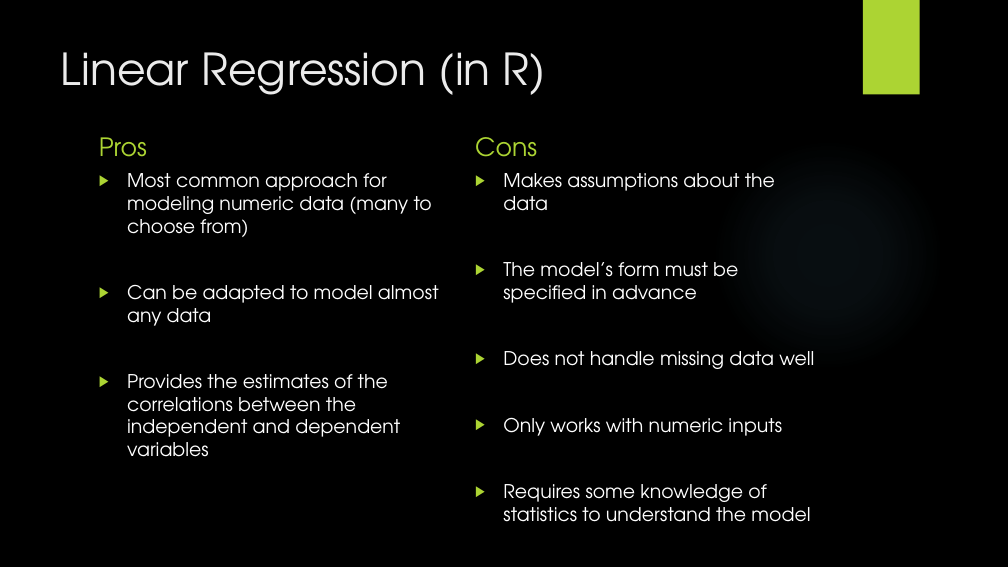
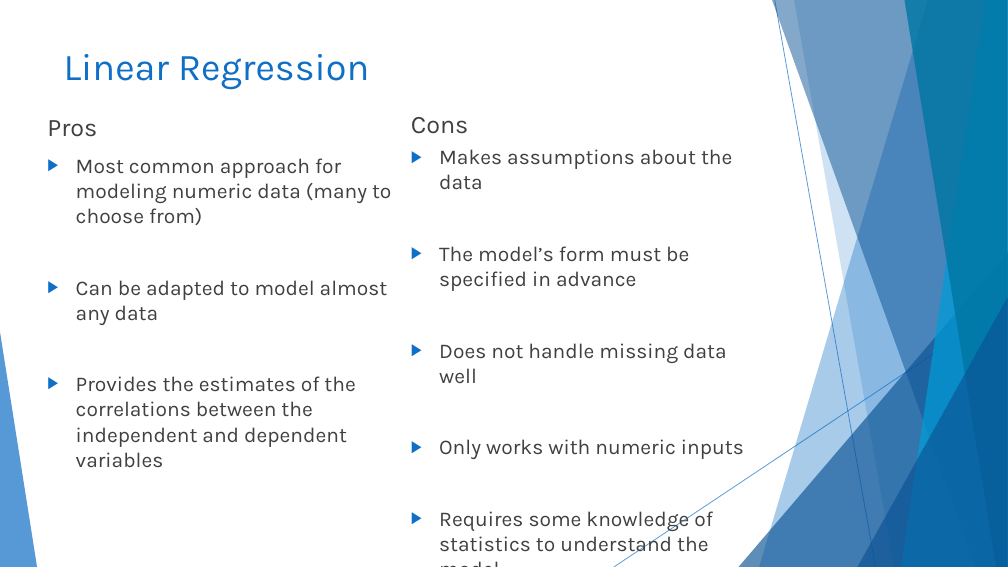
Before and after one commit to codyhock/Senior-Project, a slide deck: slide 8 of CHOCKfinal.pptx. Drawn at 1008x567 pixels with LibreOffice and Linux fonts; fonts in the diff are those of the drawing; background and template pictures are left out. Boxes give left, top, right and bottom in pixels: in the first picture for what was removed or moved away, otherwise in the second. Text is boxed around its words. In the diff, an @@ line names an element or a change of style, - is before the commit and + after.

```diff
--- a/CHOCKfinal.pptx
+++ b/CHOCKfinal.pptx
@@ background picture (left out) to #FFFFFF @@
@@ rectangle removed at [863,0,920,95] @@
@@ title at [64,54,369,90]: text changed; size 42 to 36 pt; font TeX Gyre Adventor to Karla; text colour #EBEBEB to #0F6FC6 @@
-Linear Regression (in R)
+Linear Regression
@@ text "Pros": place and size @@
-text "Pros" at [99,137,147,157]
+text "Pros" at [47,120,97,137]
@@ text "Pros" at [47,120,97,137]: font TeX Gyre Adventor to Karla, text colour #ACD433 to #404040 @@
@@ text "Cons" at [411,117,469,134]: font TeX Gyre Adventor to Karla, text colour #ACD433 to #404040 @@
@@ text "Cons": place and size @@
-text "Cons" at [475,137,537,157]
+text "Cons" at [411,117,469,134]
@@ text "Most common approach for modeling ...": place and size @@
-text "Most common approach for modeling ..." at [127,173,439,457]
+text "Most common approach for modeling ..." at [76,158,391,468]
@@ text "Most common approach for modeling ..." at [76,158,391,468]: size 18 to 20 pt, font TeX Gyre Adventor to Karla, text colour #FFFFFF to #404040; bullet colour #ACD433 to #0F6FC6 @@
@@ text "Makes assumptions about the data" at [439,149,744,557]: size 18 to 20 pt, font TeX Gyre Adventor to Karla, text colour #FFFFFF to #404040; bullet colour #ACD433 to #0F6FC6 @@
@@ text "Makes assumptions about the data": place and size @@
-text "Makes assumptions about the data" at [503,173,814,522]
+text "Makes assumptions about the data" at [439,149,744,557]
@@ ellipse removed at [712,138,944,371] @@
@@ group added at [0,0,1008,567]: 5 freeform shapes, 3 triangles, 2 lines @@
```
Also in this commit, not shown: 26 other slides changed, 3 slides added, 3 slides removed.
